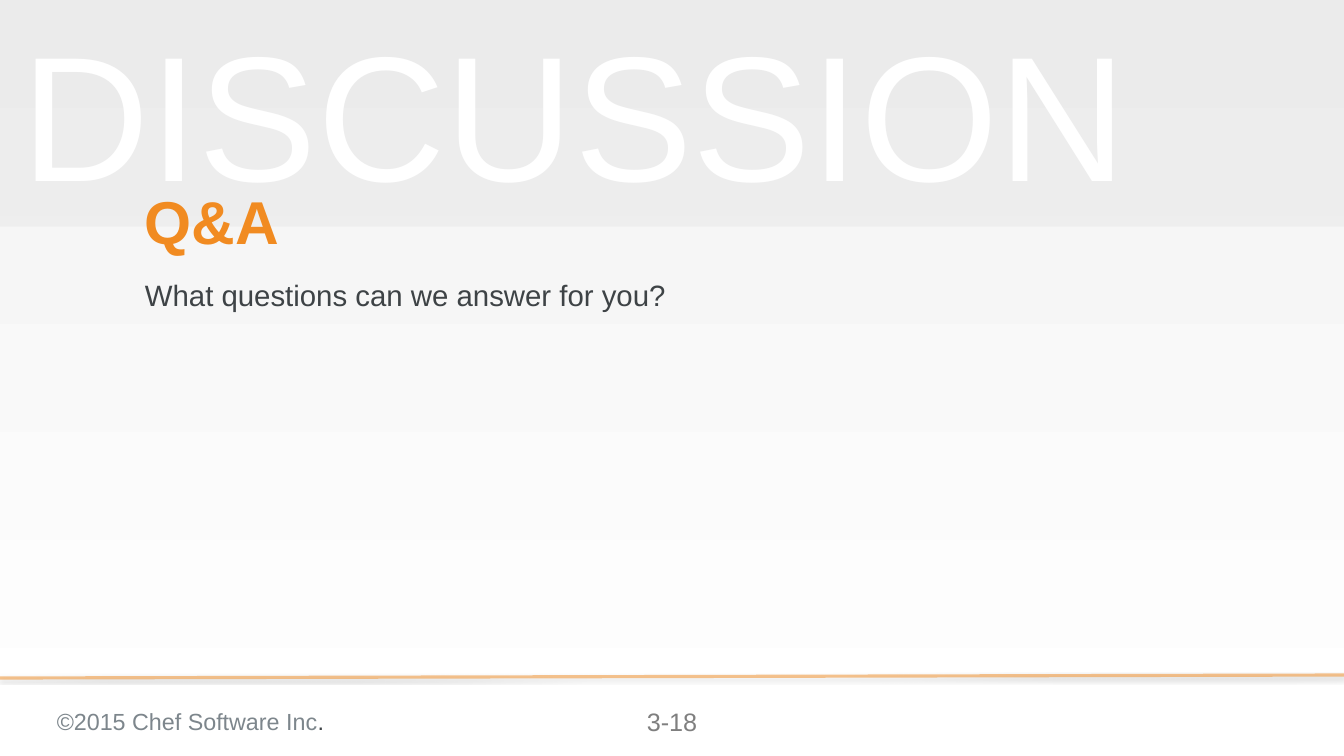
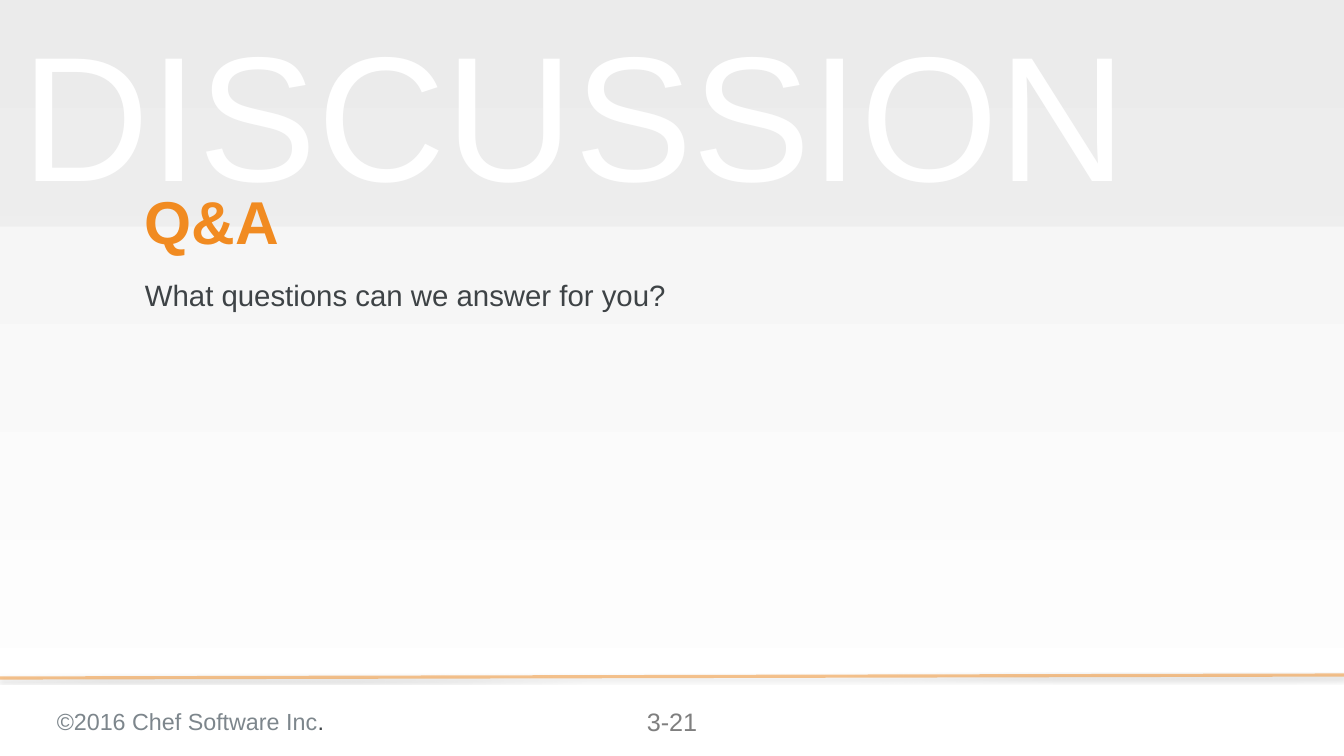
Before and after one commit to chef-training/extending_cookbooks, a slide deck: slide 21 of 03-why_use_custom_resources.pptx (slide 18 before the commit). Drawn at 1344x756 pixels with LibreOffice and Linux fonts; fonts in the diff are those of the drawing; background and template pictures are left out. Boxes give left, top, right and bottom in pixels: in the first picture for what was removed or moved away, otherwise in the second. Text is boxed around its words. In the diff, an @@ line names an element or a change of style, - is before the commit and + after.

```diff
--- a/03-why_use_custom_resources.pptx
+++ b/03-why_use_custom_resources.pptx
@@ text at (x1=57, y1=713, x2=324, y2=730): text changed @@
-©2015 Chef Software Inc.
+©2016 Chef Software Inc.
@@ page number at (x1=647, y1=713, x2=697, y2=731): text changed @@
-3-18
+3-21
```
Also in this commit, not shown: 10 other slides changed, 10 slides added, 7 slides removed.
